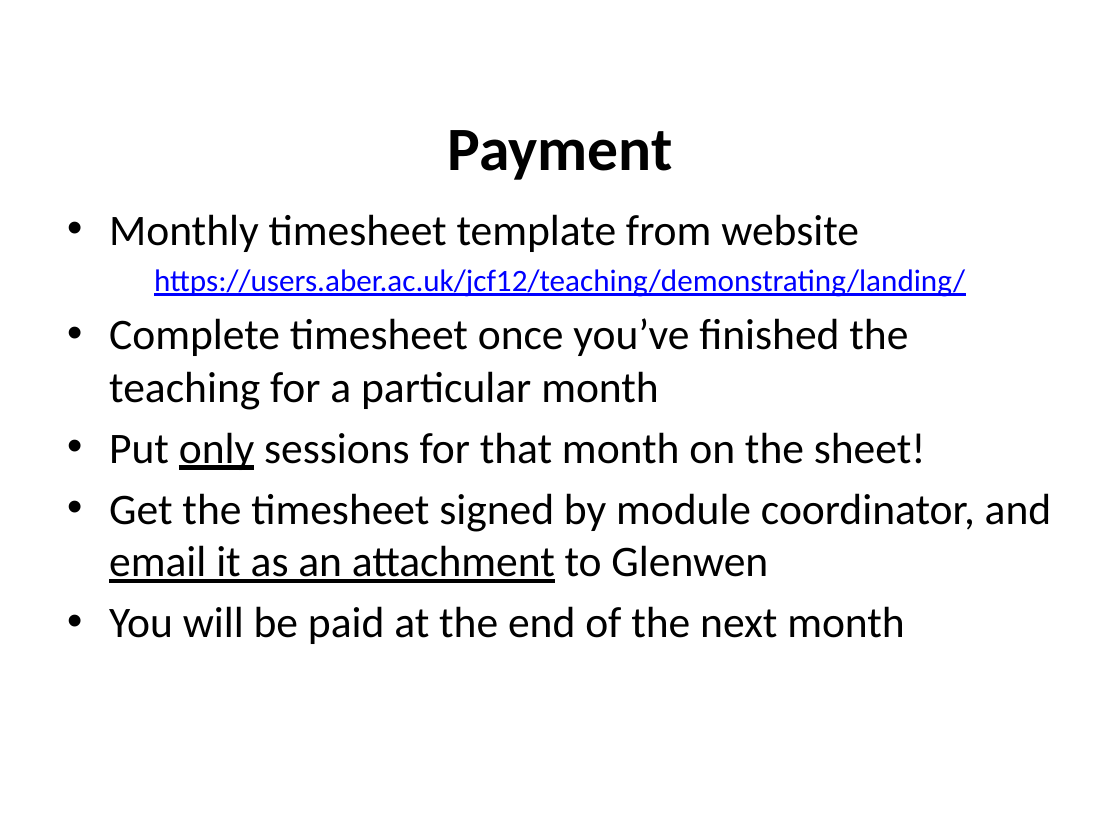
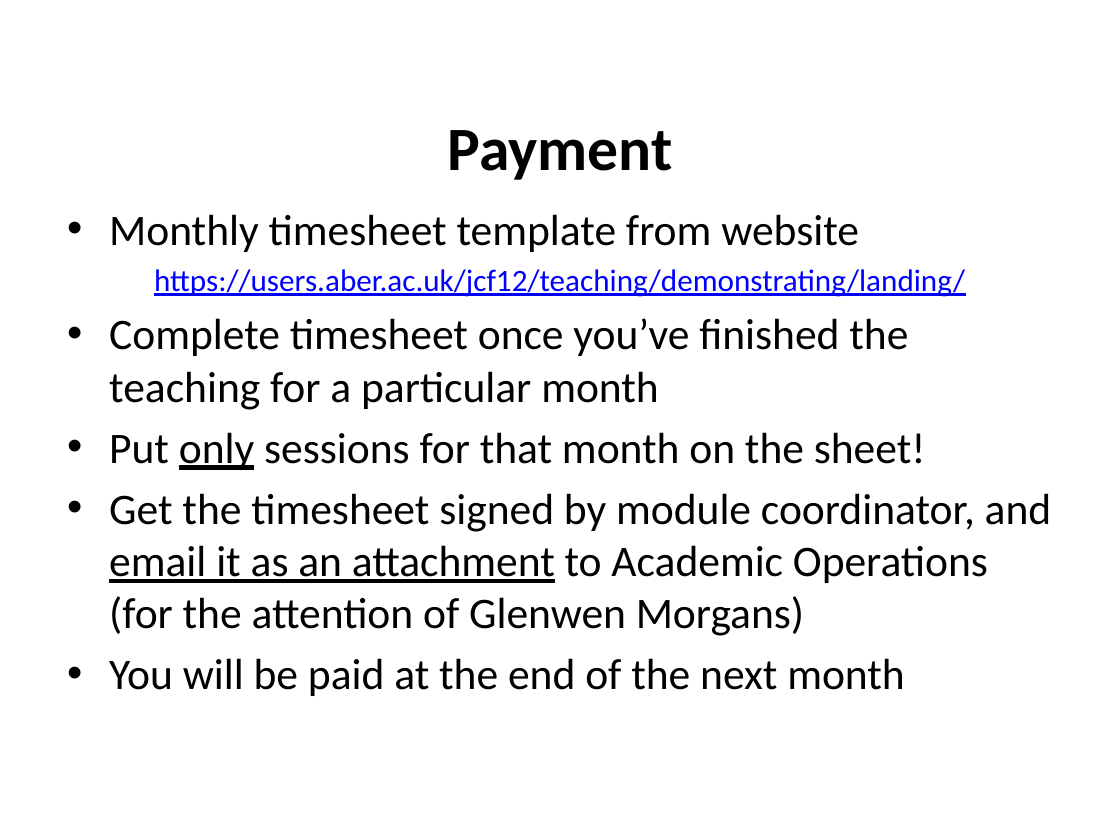
Before and after one commit to jimfinnis/jcf12, a slide deck: slide 16 of static/downloads/dem.pptx. Drawn at 1120x840 pixels with LibreOffice and Linux fonts; fonts in the diff are those of the drawing; background and template pictures are left out. Boxes give left, top, right and bottom in pixels: in the first picture for what was removed or moved away, otherwise in the second. Text is boxed around its words. In the diff, an @@ line names an element or a change of style, - is before the commit and + after.

```diff
--- a/static/downloads/dem.pptx
+++ b/static/downloads/dem.pptx
@@ text at (109, 493, 1052, 636): text changed @@
-• Get the timesheet signed by module coordinator, and email it as an attachment to Glenwen
+• Get the timesheet signed by module coordinator, and email it as an attachment to Academic Operations (for the attention of Glenwen Morgans)
```
Also in this commit, not shown: 2 other slides changed, 1 slide added, 5 other files.
